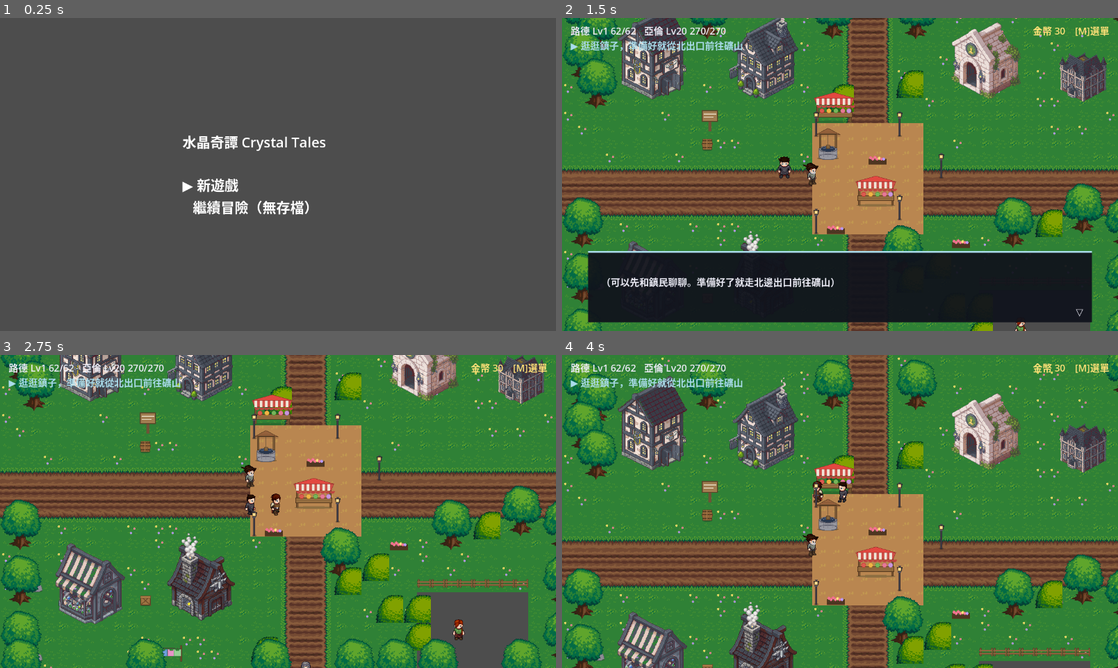
Above: before the commit, frames 1-4 (two rows, left to right).
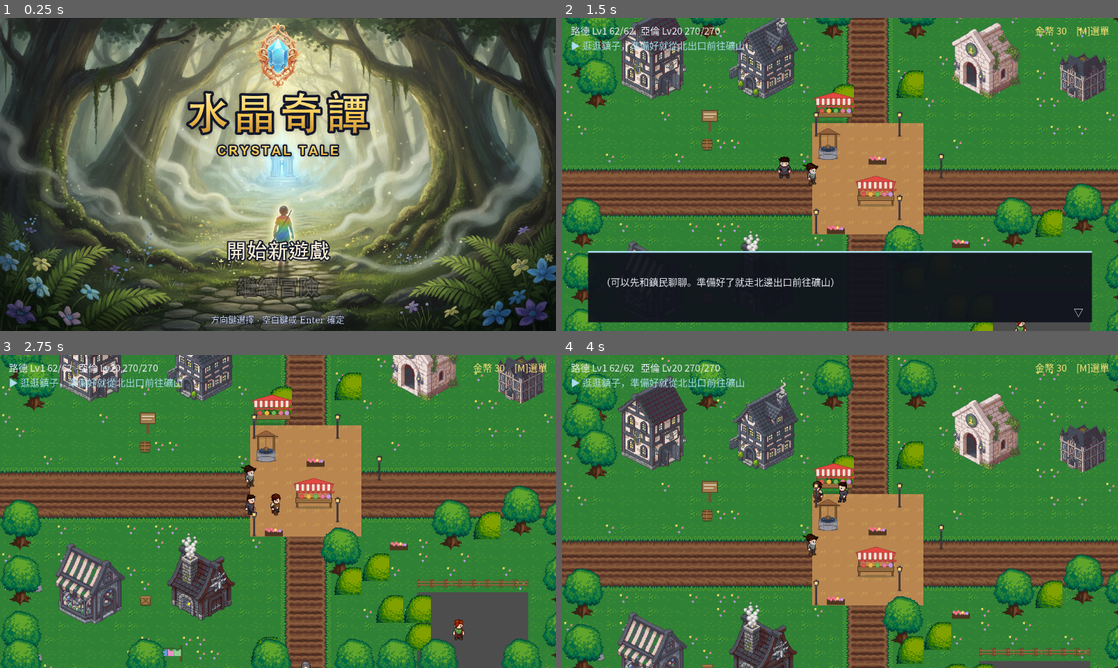
Above: after the commit, the same moments.

Repository: Johndgnzj/godot-crystal-tales
Game: Godot game, scene res://scenes/title/title.tscn
Two runs of this game, one before a commit and one after it. Both use one fixed random seed, a clock stepped at 60 frames per second and the inputs below.
Inputs (mouse positions are in pixels of both pictures, inside the frame that each line leads up to):
- Up to frame 1 (0.25 s): no input
- Up to frame 2 (1.5 s): tap Enter (ui_accept) at 0.5 s; move the mouse to (962, 158) at 0.52 s; hold Right (move_right) 0.53-1.28 s; hold Enter (ui_accept) 0.53-1.28 s; click (962, 158) at 0.67 s; move the mouse to (728, 190) at 1.27 s; hold Down (move_down) from 1.28 s (still down); tap A (battle_auto) at 1.35 s; click (728, 190) at 1.42 s
- Up to frame 3 (2.75 s): tap Enter (ui_accept) at 1.52, 1.55, 1.82 s; move the mouse to (333, 442) at 2.02 s; release Down (move_down) at 2.03 s; hold Right (move_right) from 2.03 s (still down); hold Enter (ui_accept) from 2.03 s (still down); tap 2 (stat_agi) at 2.1 s; click (333, 442) at 2.17 s
- Up to frame 4 (4 s): move the mouse to (812, 574) at 2.77 s; release Right (move_right) at 2.78 s; release Enter (ui_accept) at 2.78 s; hold Up (move_up) 2.78-3.53 s; tap 3 (stat_int) at 2.85 s; click (812, 574) at 2.92 s; tap Enter (ui_accept) at 3.02, 3.05, 3.32 s; move the mouse to (1006, 558) at 3.52 s; hold Left (move_left) from 3.53 s (still down); hold Enter (ui_accept) from 3.53 s (still down); tap 1 (stat_str) at 3.6 s; click (1006, 558) at 3.67 s

The runs differ from the first frame. In frame 1, 84% of the frame differs, in the area x 0-100%, y 0-100%; in frame 2, 1.8%; in frame 3, 1.2%; in frame 4, 1.2%.

Commit message:
還原：標題頁美術排版＋對話半身立繪＋CJK SystemFont
- title：用烘好的 PNG（menubg＋logo＋選項字）還原 GDevelop 標題排版，保留新遊戲/繼續行為與鍵盤導覽
- dialogue_box：加 Portrait 節點；新增 scripts/dialogue/portrait_map.gd（speaker 顯示名→立繪 id，照 build_cq2 L1407-1409）
- ui_theme：default_font 設 SystemFont(PingFang…fallback) 解中文 Label 豆腐

Co-Authored-By: Claude Opus 4.8 <noreply@anthropic.com>

Diff:
--- a/godot-project/resources/ui_theme.tres
+++ b/godot-project/resources/ui_theme.tres
@@ -1,4 +1,7 @@
-[gd_resource type="Theme" format=3]
+[gd_resource type="Theme" load_steps=2 format=3]
+
+[sub_resource type="SystemFont" id="SystemFont_cjk"]
+font_names = PackedStringArray("PingFang TC", "PingFang SC", "Heiti TC", "Hiragino Sans GB", "Noto Sans CJK TC", "sans-serif")
 
 ; MOD-D UI tokens 集中定義（見 ../TASKS/04_選單UI.md 產出清單第 1 項）。
 ; 各 UI 場景（hud/menu_root/shop/dialogue_box）的根 Control 引用本資源，腳本一律用
@@ -10,6 +13,7 @@
 ; warn/good/hp/mp 對應 build_cq2 選單裡出現的固定色字串（見各 rows.push 的 c 欄位）。
 
 [resource]
+default_font = SubResource("SystemFont_cjk")
 default_font_size = 22
 Label/colors/font_color = Color(0.9216, 0.9216, 0.9608, 1)
 CQ/colors/accent = Color(0.6667, 0.8627, 0.9216, 1)
--- a/godot-project/scenes/title/title.gd
+++ b/godot-project/scenes/title/title.gd
@@ -1,13 +1,20 @@
 extends Node2D
 
-## 標題頁（POC）：新遊戲 / 繼續冒險。鍵盤 ↑↓ 選、Enter 確認。
+## 標題頁：新遊戲 / 繼續冒險。方向鍵 ↑↓ 選、Enter（ui_accept）確認。
 ## 新遊戲 → GameFlow.new_game() + 進 Town；繼續 → SaveManager.load_game() + 回存檔場景。
+## 選項用 GDevelop 端烘好的描邊文字 PNG（t_new/t_cont）呈現；$Menu 為隱藏的狀態文字鏡射，
+## 供 tests/check_title_flow.gd 讀取（該測試檔不在本任務可改範圍，故保留此節點）。
 
 const OPTIONS := ["新遊戲", "繼續冒險"]
+const COL_SEL := Color(1, 1, 1)
+const COL_IDLE := Color(0.58, 0.588, 0.635)
+const COL_DISABLED := Color(0.35, 0.36, 0.42, 0.55)
 
 var _sel := 0
 var _has_save := false
 
+@onready var _opt_new: TextureRect = $OptNew
+@onready var _opt_cont: TextureRect = $OptCont
 @onready var _label: Label = $Menu
 
 
@@ -28,6 +35,8 @@
 
 
 func _move(dir: int) -> void:
+	if not _has_save:
+		return
 	_sel = wrapi(_sel + dir, 0, OPTIONS.size())
 	_render()
 
@@ -41,7 +50,13 @@
 
 
 func _render() -> void:
-	var lines := PackedStringArray(["水晶奇譚 Crystal Tales", ""])
+	_opt_new.modulate = COL_SEL if _sel == 0 else COL_IDLE
+	if _has_save:
+		_opt_cont.modulate = COL_SEL if _sel == 1 else COL_IDLE
+	else:
+		_opt_cont.modulate = COL_DISABLED
+
+	var lines := PackedStringArray()
 	for i in OPTIONS.size():
 		var text: String = ("▶ " if i == _sel else "   ") + OPTIONS[i]
 		if i == 1 and not _has_save:
--- a/godot-project/scenes/title/title.tscn
+++ b/godot-project/scenes/title/title.tscn
@@ -1,14 +1,51 @@
-[gd_scene load_steps=2 format=3]
+[gd_scene load_steps=7 format=3]
 
 [ext_resource type="Script" path="res://scenes/title/title.gd" id="1_title"]
+[ext_resource type="Texture2D" uid="uid://jdw60al30ghd" path="res://assets/ui/menubg.png" id="2_bg"]
+[ext_resource type="Texture2D" uid="uid://bpnlxwxr7rh5a" path="res://assets/ui/t_new.png" id="3_new"]
+[ext_resource type="Texture2D" uid="uid://h1g4aei8u1m6" path="res://assets/ui/t_cont.png" id="4_cont"]
+
+[sub_resource type="SystemFont" id="SystemFont_help"]
+font_names = PackedStringArray("PingFang SC", "Heiti SC", "STHeiti", "Hiragino Sans GB", "sans-serif")
+
+[sub_resource type="LabelSettings" id="LabelSettings_help"]
+font = SubResource("SystemFont_help")
+font_size = 20
+font_color = Color(0.823, 0.862, 0.949, 1)
+outline_size = 4
+outline_color = Color(0.086, 0.102, 0.172, 0.85)
 
 [node name="Title" type="Node2D"]
 script = ExtResource("1_title")
 
+[node name="Bg" type="TextureRect" parent="."]
+offset_right = 1280.0
+offset_bottom = 720.0
+texture = ExtResource("2_bg")
+
+[node name="OptNew" type="TextureRect" parent="."]
+offset_left = 507.0
+offset_top = 500.0
+offset_right = 773.0
+offset_bottom = 570.0
+texture = ExtResource("3_new")
+stretch_mode = 3
+
+[node name="OptCont" type="TextureRect" parent="."]
+offset_left = 531.0
+offset_top = 584.0
+offset_right = 749.0
+offset_bottom = 654.0
+texture = ExtResource("4_cont")
+stretch_mode = 3
+
+[node name="Help" type="Label" parent="."]
+offset_top = 678.0
+offset_right = 1280.0
+offset_bottom = 710.0
+horizontal_alignment = 1
+text = "方向鍵選擇 · 空白鍵或 Enter 確定"
+label_settings = SubResource("LabelSettings_help")
+
 [node name="Menu" type="Label" parent="."]
-offset_left = 420.0
-offset_top = 260.0
-offset_right = 860.0
-offset_bottom = 480.0
-theme_override_font_sizes/font_size = 32
-text = "水晶奇譚 Crystal Tales"
+visible = false
--- a/godot-project/scenes/ui/dialogue_box.gd
+++ b/godot-project/scenes/ui/dialogue_box.gd
@@ -13,8 +13,16 @@
 ## 對話推進在 GDevelop 版本來就吃「點畫面任一處」，故保留 _unhandled_input 事件式判斷。
 
 @onready var _box: Control = $Box
+@onready var _portrait: TextureRect = $Box/Portrait
 @onready var _speaker_label: Label = $Box/SpeakerLabel
 @onready var _text_label: Label = $Box/TextLabel
+
+# 立繪幾何（換算自 build_cq2.py setFace L1417-1420，座標系與 GDevelop 相同＝1280x720）：
+# 目標高 380；等比換寬，過寬（拖擺長袍等）限 470；貼近左緣 x=14；底邊固定在 y=540（對話框上緣附近）。
+const PORTRAIT_H := 380.0
+const PORTRAIT_MAX_W := 470.0
+const PORTRAIT_X := 14.0
+const PORTRAIT_BASELINE_Y := 540.0
 
 
 func _ready() -> void:
@@ -56,6 +64,40 @@
 	_speaker_label.visible = speaker != ""
 	_speaker_label.text = speaker
 	_text_label.text = text
+	_set_portrait(speaker)
+
+
+## 依當前說話者顯示名切換半身立繪（NPC 對話與過場共用；比照 build_cq2.py setFace L1410-1421）。
+## 對照走 PortraitMap（顯示名→立繪 id）；查不到（旁白/無立繪角色）或素材缺檔一律隱藏，不擋對話。
+func _set_portrait(speaker: String) -> void:
+	var pid := PortraitMap.portrait_id(speaker)
+	if pid == "":
+		_portrait.visible = false
+		return
+	var path := "res://assets/ui/portrait_%s.png" % pid
+	if not ResourceLoader.exists(path):
+		push_warning("dialogue_box: 找不到立繪 %s（speaker=%s），改為不顯示" % [path, speaker])
+		_portrait.visible = false
+		return
+	var tex := load(path) as Texture2D
+	if tex == null:
+		push_warning("dialogue_box: 立繪載入失敗 %s（speaker=%s），改為不顯示" % [path, speaker])
+		_portrait.visible = false
+		return
+	# 等比換算尺寸（see build_cq2.py L1417-1420）：先以高 380 算寬，過寬則改以寬 470 回算高。
+	var native := tex.get_size()
+	var h := PORTRAIT_H
+	var w := PORTRAIT_H
+	if native.y > 0.0:
+		var nr: float = native.x / native.y
+		w = round(h * nr)
+		if w > PORTRAIT_MAX_W:
+			w = PORTRAIT_MAX_W
+			h = round(w / nr)
+	_portrait.texture = tex
+	_portrait.size = Vector2(w, h)
+	_portrait.position = Vector2(PORTRAIT_X, PORTRAIT_BASELINE_Y - h)  # 底邊對齊 y=540
+	_portrait.visible = true
 
 
 func _on_ended(_npc_id: String) -> void:
--- a/godot-project/scenes/ui/dialogue_box.tscn
+++ b/godot-project/scenes/ui/dialogue_box.tscn
@@ -13,6 +13,16 @@
 anchor_right = 1.0
 anchor_bottom = 1.0
 theme = ExtResource("2")
+mouse_filter = 2
+
+[node name="Portrait" type="TextureRect" parent="Box"]
+texture_filter = 1
+offset_left = 14.0
+offset_top = 160.0
+offset_right = 484.0
+offset_bottom = 540.0
+expand_mode = 1
+stretch_mode = 0
 mouse_filter = 2
 
 [node name="Frame" type="ColorRect" parent="Box"]
--- /dev/null
+++ b/godot-project/scripts/dialogue/portrait_map.gd
@@ -0,0 +1,32 @@
+class_name PortraitMap
+extends RefCounted
+## 對話說話者「顯示名」→ 對話立繪 id 的對照表。
+##
+## 權威來源：build_cq2.py L1407-1409 的 `FACE` 物件（顯示名 → 立繪 id），由 setFace(nm) L1410-1421
+## 以「當前說話者的顯示名」查表切立繪。Godot 端 DialogueSystem 的 signal 帶的 speaker 就是顯示名
+## （dlg 的 entry.speaker、cuts 每行的 speaker），故直接沿用同一份對照，NPC 對話與過場共用。
+##
+## 對應素材：res://assets/ui/portrait_<id>.png（id 取自 build_cq2.py L521 FACE_IDS，共 13 個）。
+## 查不到（旁白 speaker==""、或「？？？」等無立繪角色）回傳空字串，呼叫端不顯示立繪
+## （比照 build_cq2.py L1416「無對應立繪（旁白等）→ 不顯示」）。
+
+const FACE := {
+	"路德": "ludo",
+	"瑪琳": "marin",
+	"亞倫": "aaron",
+	"緹娜": "tina",
+	"朵拉": "dora",
+	"希雅修女": "sister",
+	"巴頓鎮長": "barton",
+	"吉德": "gid",
+	"漢克": "hank",
+	"瑪莎": "martha",
+	"老葛雷": "gray",
+	"米拉": "mira",
+	"羅素隊長": "guard",
+}
+
+
+## 顯示名 → 立繪 id；查不到回 ""（不顯示立繪）。
+static func portrait_id(speaker: String) -> String:
+	return FACE.get(speaker, "")
Not shown, added: godot-project/scripts/dialogue/portrait_map.gd.uid
